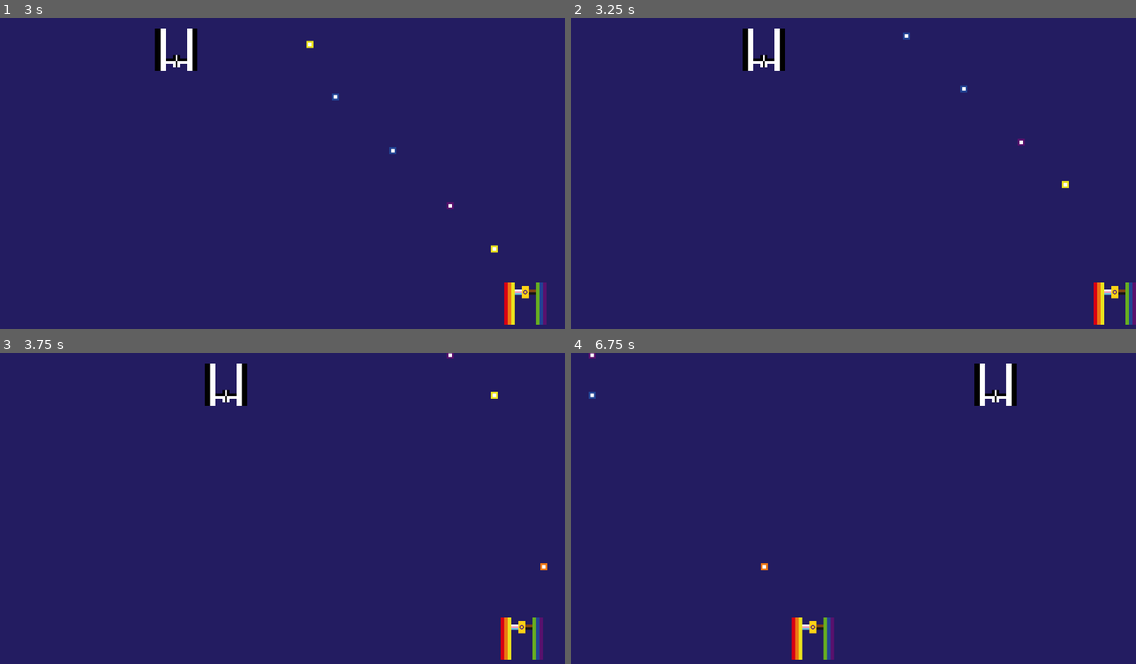
Above: before the commit, frames 1-4 (two rows, left to right).
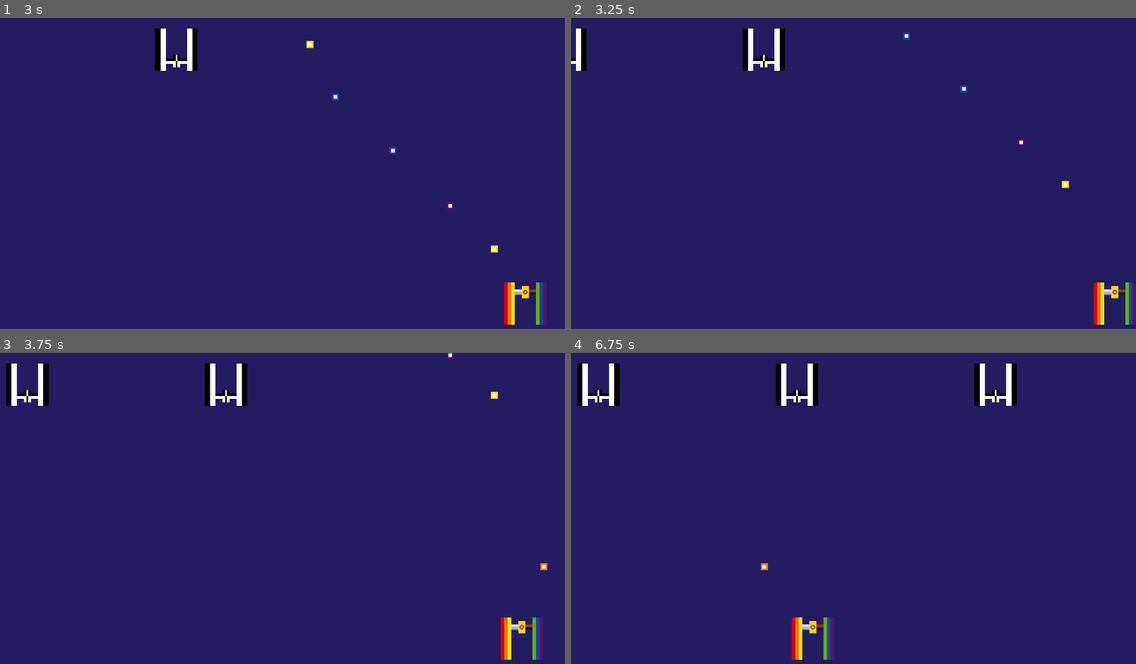
Above: after the commit, the same moments.

Repository: yndajas/qgjam-2023
Game: Godot game, scene res://main.tscn
Two runs of this game, one before a commit and one after it. Both use one fixed random seed, a clock stepped at 60 frames per second and the inputs below. The project has no main scene, so this scene is started directly.
Inputs:
- Up to frame 1 (3 s): hold Right (move_right) 0.53-1.28 s; hold Space (fire) 0.53-1.28 s; hold Left (move_left) 1.28-2.03 s; tap Space (fire) at 1.35, 2.85 s; hold Space (fire) 2.03-2.78 s; hold Right (move_right) from 2.03 s (still down)
- Up to frame 2 (3.25 s): keep holding Right (move_right)
- Up to frame 3 (3.75 s): release Right (move_right) at 3.53 s; hold Left (move_left) from 3.53 s (still down); hold Space (fire) from 3.53 s (still down)
- Up to frame 4 (6.75 s): release Space (fire) at 4.28 s; tap Space (fire) at 4.35, 5.85 s; hold Space (fire) 5.03-5.78 s; release Left (move_left) at 5.78 s; hold Right (move_right) from 5.78 s (still down); hold Space (fire) from 6.53 s (still down)

Frame 1 is identical in both runs. In frame 2, 0.3% of the frame differs, in the area x 0-3%, y 3-18%; in frame 3, 0.6%; in frame 4, 1.2%, in the area x 1-44%, y 0-18%.

Commit message:
Spawn new enemy every three seconds

Diff:
--- a/main.tscn
+++ b/main.tscn
@@ -8,3 +8,9 @@
 
 [node name="Player" parent="." instance=ExtResource("1_xxnlq")]
 position = Vector2(640, 648)
+
+[node name="EnemySpawnTimer" type="Timer" parent="."]
+wait_time = 3.0
+autostart = true
+
+[connection signal="timeout" from="EnemySpawnTimer" to="." method="_on_enemy_spawn_timer_timeout"]
--- a/scripts/main.gd
+++ b/scripts/main.gd
@@ -17,3 +17,7 @@
 		-enemy.EXPECTED_ENEMY_EDGE_OFFSET, enemy.EXPECTED_ENEMY_EDGE_OFFSET + 24
 	)
 	get_tree().get_root().add_child.call_deferred(enemy)
+
+
+func _on_enemy_spawn_timer_timeout() -> void:
+	spawn_enemy()
